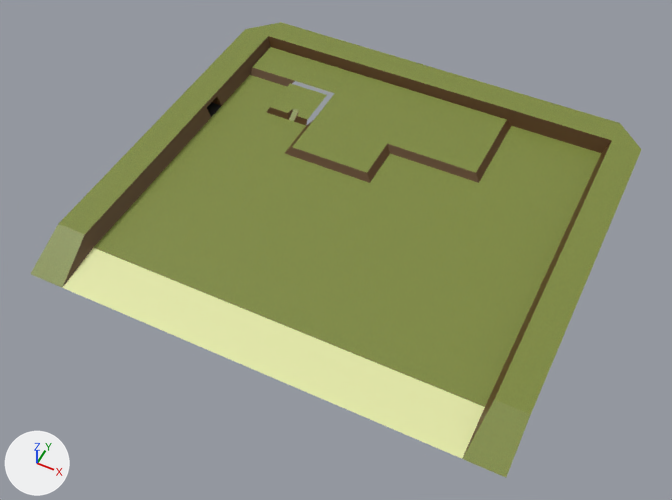
The glTF model models/world/island/island-8x7.glb as it was, and as the next commit left it.
One viewpoint serves both versions: a camera (50 mm lens) standing at (152.8, -250.4, 213.7) and looking at (63.5, -71.9, -9.4). The lights are fixed; the arrows at lower left show +X, +Y and +Z. Vertices at the same position are counted once.

The older version as bpy lines, for what is in view:
```python
mat_cliff = principled_material('cliff')
mat_cliff.base_color = (0.0995, 0.0451, 0.00911)  # brown #593c18
mat_ground = principled_material('ground')
mat_ground.texture = img_grass_03
me_plane_017 = bpy.data.meshes.new('Plane.017')
me_plane_017.from_pydata(...)  # 204 vertices, 350 faces; spans x -12.0..140.0, y -128.0..12.0, z -2.0..5.0
# faces by material slot: [184, 16, 2, 148]
me_plane_017.materials.append(mat_ground)  # picture img_grass_03
me_plane_017.materials.append(mat_sand)  # beige #e2e7a5
me_plane_017.materials.append(mat_road)  # black #181818
me_plane_017.materials.append(mat_cliff)  # brown #593c18
ob_island_8x7_col = bpy.data.objects.new('island-8x7-col', me_plane_017)
ob_island_8x7_col.location = (0.0, 0.0, 0.0)
```
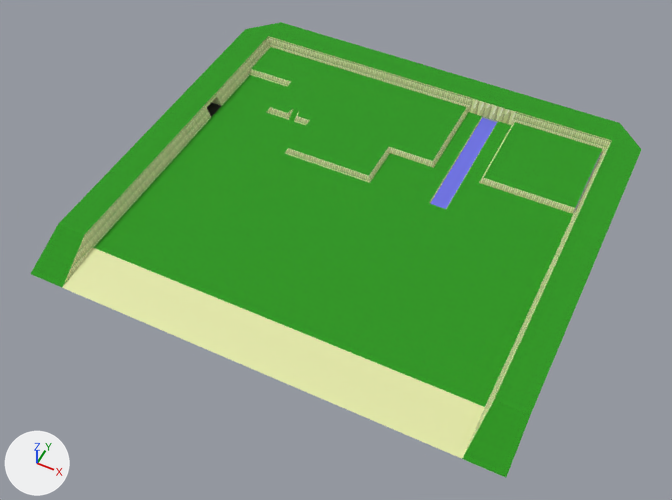
Patch to the scene script:
```diff
--- a/models/world/island/island-8x7.glb.py
+++ b/models/world/island/island-8x7.glb.py
@@ img_cliff @@
+img_cliff = load_image('cliff', '_unpacked/cliff', 256, 256, 'sRGB')
@@ img_grass @@
+img_grass = load_image('grass', '_unpacked/grass', 256, 256, 'sRGB')
@@ mat_ground @@
 mat_ground = principled_material('ground')
-mat_ground.texture = img_grass_03
+mat_ground.texture = img_grass
+mat_ground.roughness = 1.0
@@ mat_cliff @@
 mat_cliff = principled_material('cliff')
-mat_cliff.base_color = (0.0995, 0.0451, 0.00911)  # brown #593c18
+mat_cliff.texture = img_cliff
+mat_cliff.roughness = 1.0
@@ mat_water @@
+mat_water = principled_material('water')
+mat_water.base_color = (0.15, 0.161, 0.8)  # blue #6c70e7
@@ me_plane_017 @@
 # used by ob_island_8x7_col; location = (0.0, 0.0, 0.0)
-me_plane_017.from_pydata(...)  # 204 vertices, 350 faces; spans x -12.0..140.0, y -128.0..12.0, z -2.0..5.0
+me_plane_017.from_pydata(...)  # 276 vertices, 400 faces; spans x -12.0..140.0, y -128.0..12.0, z -2.0..5.0
+# me_plane_017 part 1
+# 15 vertices are removed from x 18.0..112.0, y -46.0..0.0, z 0.0..2.0
+# 58 faces are deleted
+# 3 vertices move from x 0.0..34.0, y -46.0..-14.0, z 2.0 to x 0.0..33.0, y -47.0..-15.0, z 2.0
+# 47 vertices are added at x 16.0..128.0, y -48.0..0.0, z -2.0..2.0
+# 5 new vertices lie (0.0, -16.0, 0.0) away from vertices in x 48.0..96.0, y -32.0..0.0, z 0.0..2.0
+# 5 new vertices lie (15.0, 0.0, 0.0) away from vertices in x 34.0..64.0, y -46.0..0.0, z 2.0
+# 5 new vertices lie (-15.0, 0.0, 0.0) away from vertices in x 32.0..48.0, y -31.0..0.0, z 2.0
+# 5 new vertices lie (0.0, 16.0, 0.0) away from vertices in x 32.0..96.0, y -32.0..-16.0, z -2.0..2.0
+# 5 new vertices lie (5.0, 0.0, 0.0) away from vertices in x 80.0, y -48.0..0.0, z 0.0
+# 10 new vertices lie (0.0, 16.0, 0.0) away from vertices in x 64.0..128.0, y -48.0..-16.0, z 0.0..2.0
+# 5 new vertices lie (0.0, -15.0, 0.0) away from vertices in x 48.0..128.0, y -32.0..-16.0, z 2.0
+# 59 new faces join them, mat_ground (picture img_grass)
+# 43 new faces join them, mat_cliff (picture img_cliff)
+# 6 new faces join them, mat_water (blue #6c70e7)
+# me_plane_017 part 2: 274 kept faces spanning x -12.0..140.0, y -128.0..12.0, z -2.0..5.0 get new texture (UV) coordinates
 me_plane_017.materials.append(mat_ground)
@@ me_plane_017 @@
 me_plane_017.materials.append(mat_cliff)
+me_plane_017.materials.append(mat_water)  # blue #6c70e7
```

Location of each change, (x1, y1, x2, y2) in pixels of the pictures (672 x 500 px):
'island-8x7-col', surface changed, reshaped: (31, 22, 642, 477) in both
part 1 of me_plane_017, built on: before (250, 47, 601, 214); after (250, 47, 602, 214)
part 2 of me_plane_017, surface changed: (31, 22, 642, 477) in both
